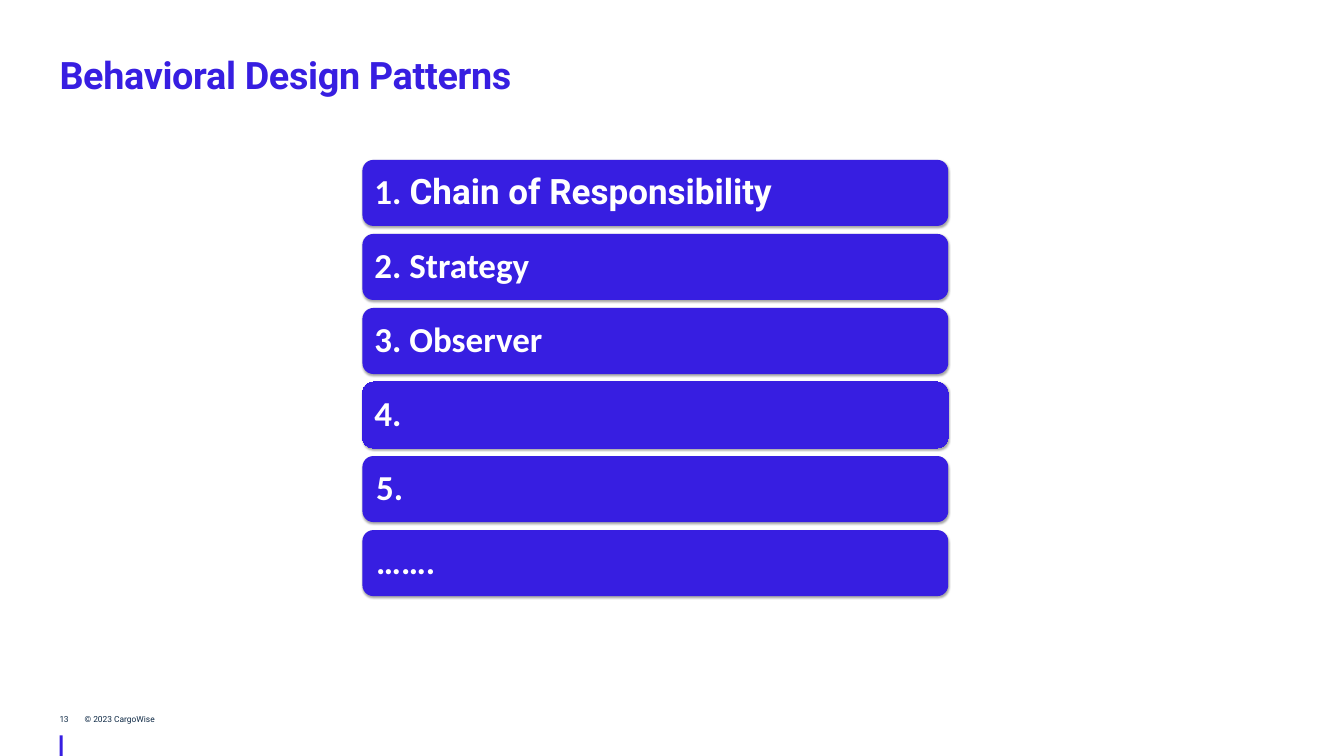
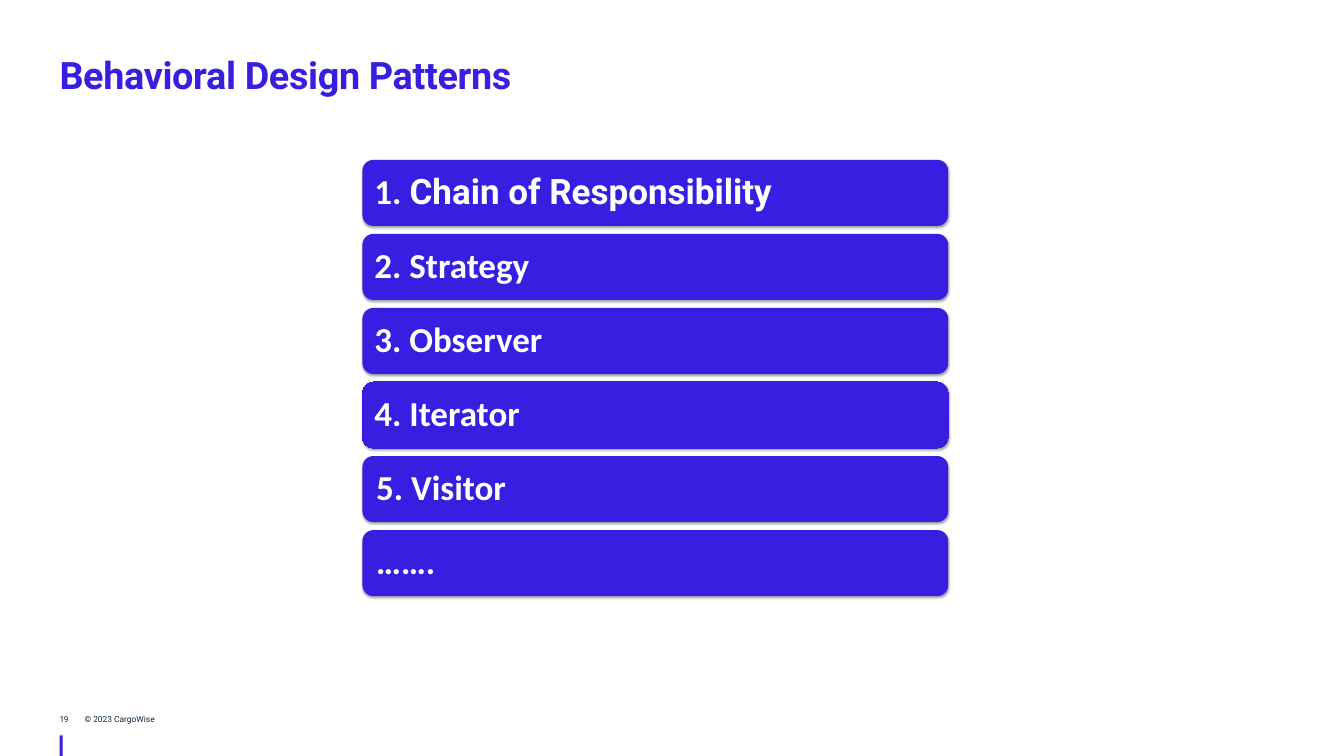
Before and after one commit to JingwenLi/DesignPatterns, a slide deck: slide 19 of DesignPatterns/Behavioral Design Patterns/Behavioral Design Patterns - WTG.pptx (slide 13 before the commit). Drawn at 1344x756 pixels with LibreOffice and Linux fonts; fonts in the diff are those of the drawing; background and template pictures are left out. Boxes give left, top, right and bottom in pixels: in the first picture for what was removed or moved away, otherwise in the second. Text is boxed around its words. In the diff, an @@ line names an element or a change of style, - is before the commit and + after.

```diff
--- a/DesignPatterns/Behavioral Design Patterns/Behavioral Design Patterns - WTG.pptx
+++ b/DesignPatterns/Behavioral Design Patterns/Behavioral Design Patterns - WTG.pptx
@@ text at [374,403,519,427]: text changed @@
-4.
+4. Iterator
@@ text at [376,475,506,501]: text changed @@
-5.
+5. Visitor
```
Also in this commit, not shown: 6 slides added.
